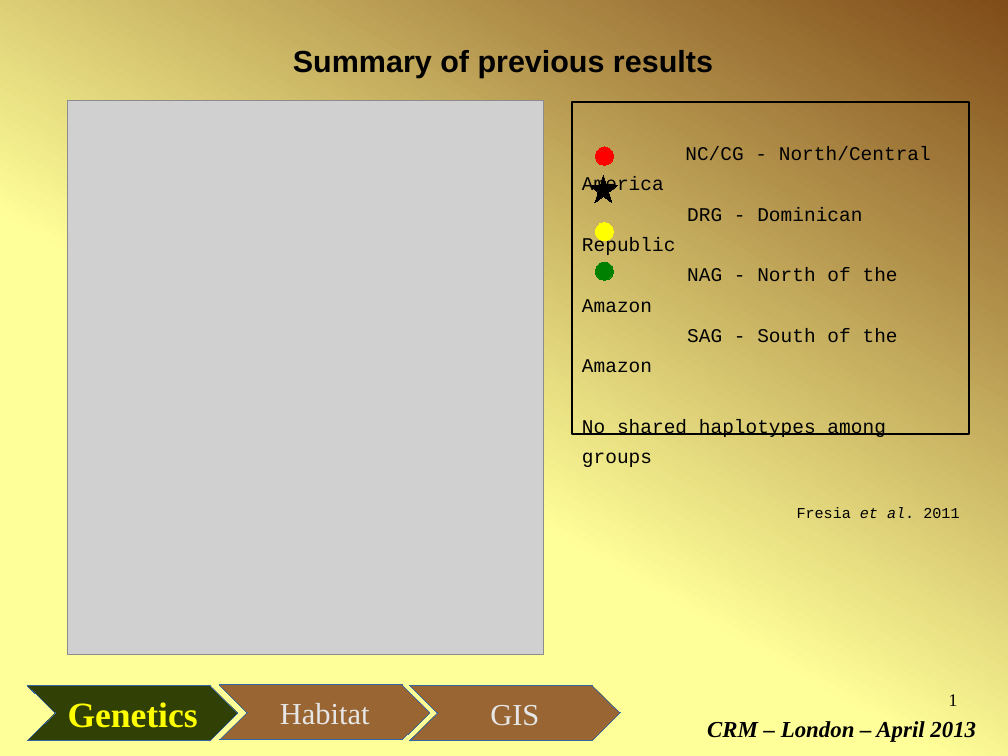
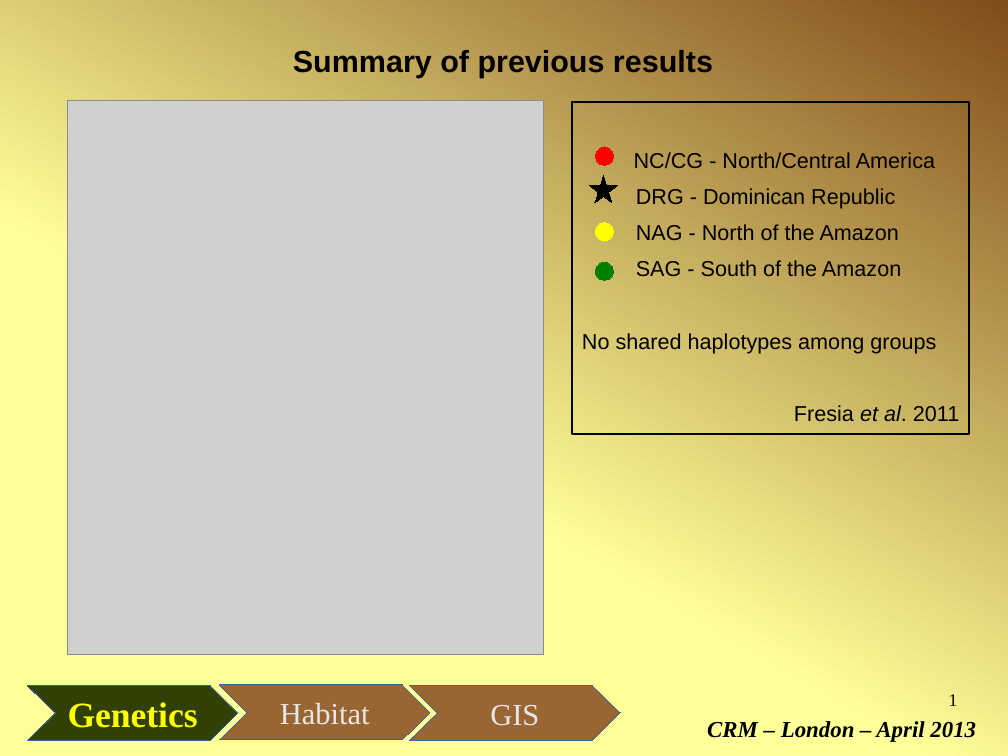
Before and after one commit to micha-silver/popgen-gis, a slide deck: slide 1 of popgen-GIS_Fresia_Silver.odp. Drawn at 1008x756 pixels with LibreOffice and Linux fonts; fonts in the diff are those of the drawing; grey boxes stand for pictures. Boxes give left, top, right and bottom in pixels: in the first picture for what was removed or moved away, otherwise in the second. Text is boxed around its words. In the diff, an @@ line names an element or a change of style, - is before the commit and + after.

```diff
--- a/popgen-GIS_Fresia_Silver.odp
+++ b/popgen-GIS_Fresia_Silver.odp
@@ rectangle "NC/CG - North/Central America" at (572,102,969,434): size 15.3 to 17 pt in "NC/CG - North/Central America", "DRG - Dominican Republic", "NAG - North of the Amazon", "SAG - South of the Amazon" and 1 more places; font Courier New to Arial; size 11.9 to 17 pt in "Fresia et al. 2011"; line spacing 1.3 to 1.4 @@
```
Also in this commit, not shown: 3 other slides changed.
